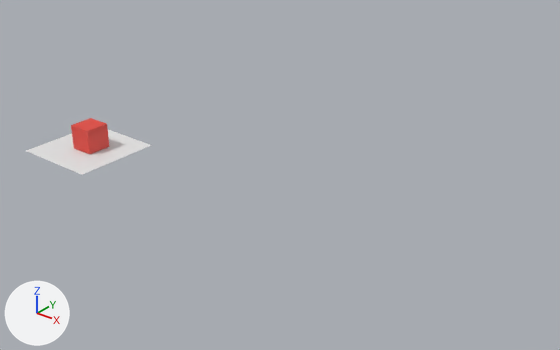
An edit to the Blender file liveAction.blend, drawn before and after from the same camera.
The view is the same before and after, from a camera (50 mm lens) standing at (11.76, -9.58, 6.23) and looking at (4.09, 0.01, 0.28). Lighting does not change. The marker at lower left points along +X, +Y and +Z.

In view in the first picture: 'Cube', 'Ground'.
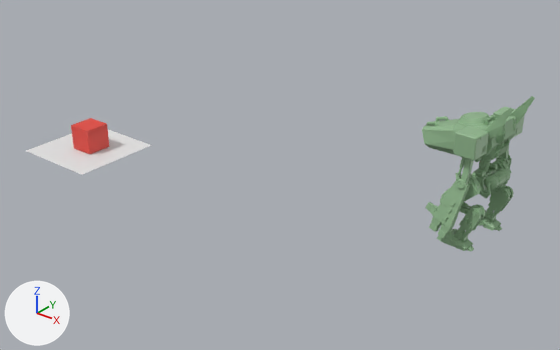
Diff of the bpy script that builds the scene:
```diff
--- a/liveAction.blend.py
+++ b/liveAction.blend.py
@@ mat_ac3dmat1 @@
+mat_ac3dmat1 = principled_material('ac3dmat1')
+mat_ac3dmat1.base_color = (0.289, 0.481, 0.275)  # green #92b88f
@@ me_poly000000 @@
+me_poly000000.from_pydata(...)  # 8217 vertices, 15631 faces; spans x -2.95..2.95, y -3.57..1.89, z -4.38..4.14
+me_poly000000.materials.append(mat_ac3dmat1)  # green #92b88f
@@ ob_robot @@
+ob_robot = bpy.data.objects.new('Robot', me_poly000000)
+ob_robot.location = (7.35, 1.0, 1.06)
+ob_robot.rotation_euler = (0.0, 0.0, -1.651)  # degrees (0, 0, -95)
+ob_robot.scale = (0.286, 0.286, 0.286)
```

Location of each change, [x1, y1, x2, y2] in pixels of the pictures (560 x 350 px):
'Robot', added (green): after [422, 96, 535, 251]
